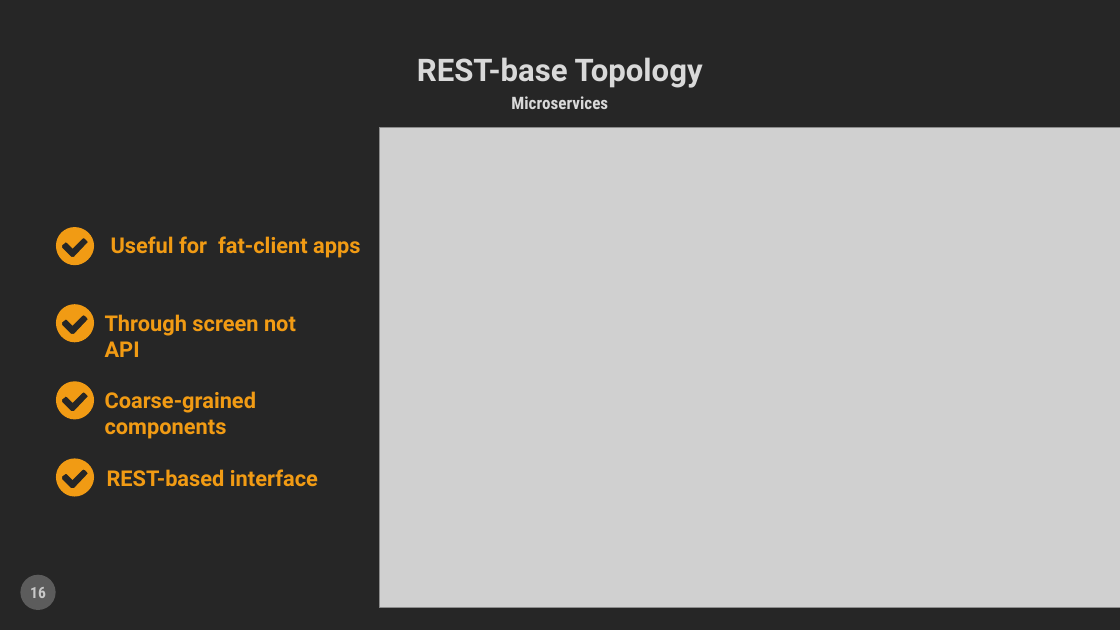
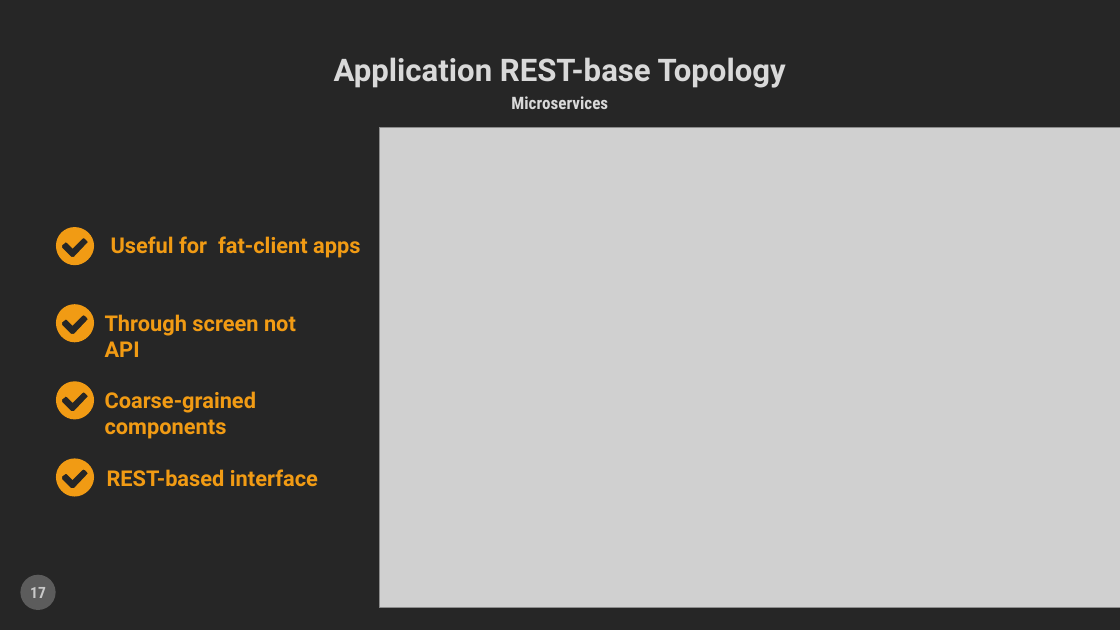
Before and after one commit to CognitiveBurden/Top5Architecture, a slide deck: slide 17 of ArchitecturePatterns.pptx (slide 16 before the commit). Drawn at 1120x630 pixels with LibreOffice and Linux fonts; fonts in the diff are those of the drawing; grey boxes stand for pictures. Boxes give left, top, right and bottom in pixels: in the first picture for what was removed or moved away, otherwise in the second. Text is boxed around its words. In the diff, an @@ line names an element or a change of style, - is before the commit and + after.

```diff
--- a/ArchitecturePatterns.pptx
+++ b/ArchitecturePatterns.pptx
@@ title at (334,57,786,88): text changed @@
-REST-base Topology
+Application REST-base Topology
@@ page number at (30,587,46,598): text changed @@
-16
+17
```
Also in this commit, not shown: 7 other slides changed, 1 slide added.
